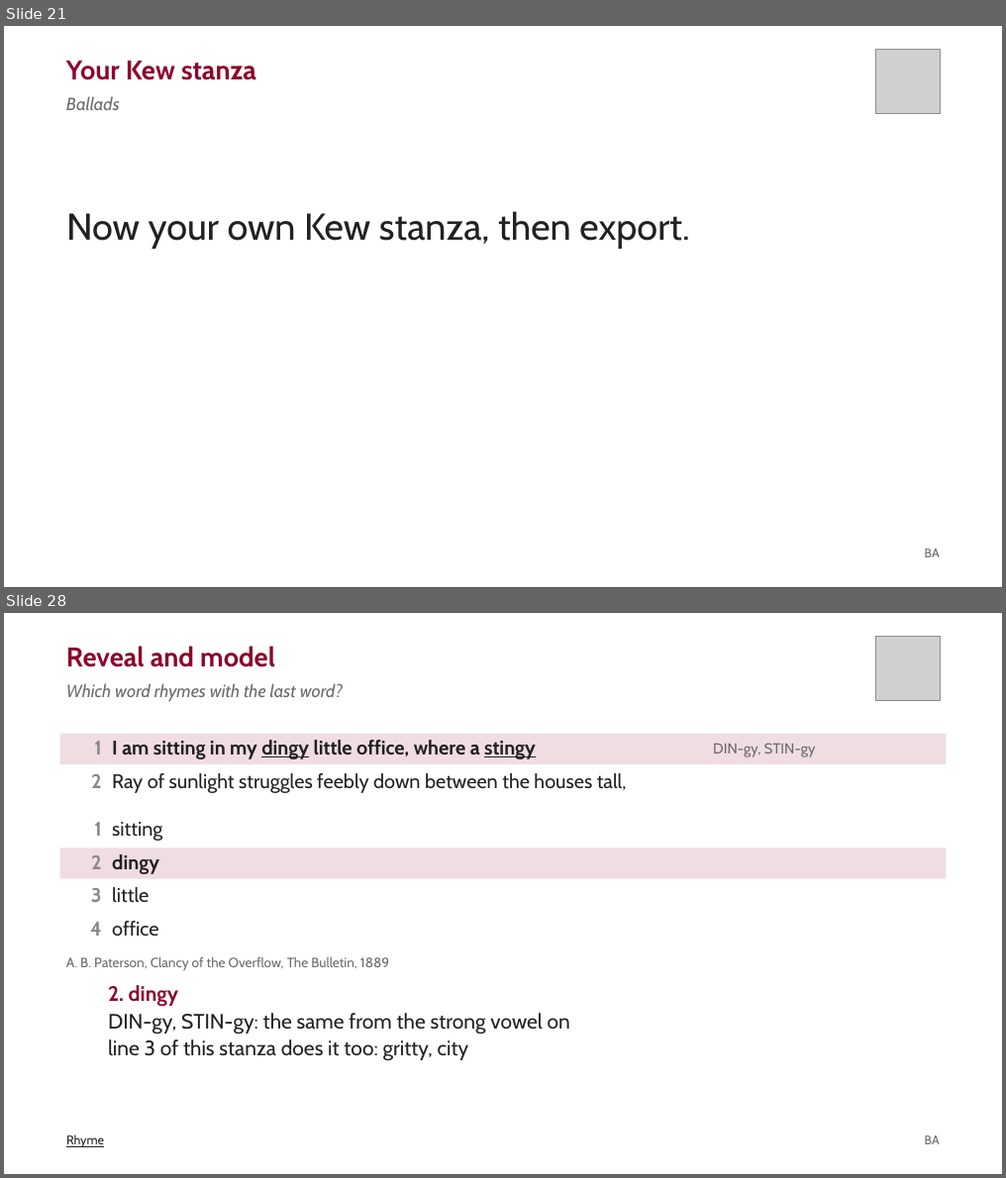
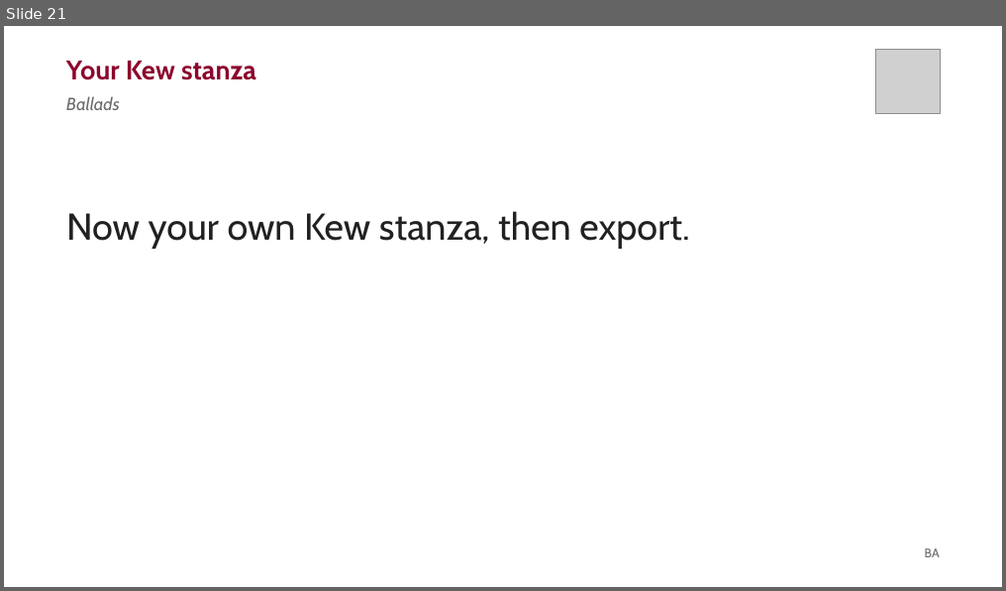
Before and after one commit to liaminhawai-cmd/Bone-Sparrow, a slide deck: BalladsDeck.pptx. Shown one above the other, each under a label of ours: slides 21 and 28 before the commit, slide 21 after it; the slides between them are not shown. The pictures are 1006x1178 and 1006x591 pixels, drawn with LibreOffice and Linux fonts; fonts in the diff are those of the drawing; grey boxes stand for pictures. Boxes give left, top, right and bottom in pixels: in the first picture for what was removed or moved away, otherwise in the second. Text is boxed around its words. In the diff, an @@ line names an element or a change of style, - is before the commit and + after.

```diff
--- a/BalladsDeck.pptx
+++ b/BalladsDeck.pptx
@@ slide 28 removed at [4,613,1002,1174], background #FFFFFF @@
@@ picture removed at [875,636,940,700] @@
@@ text removed at [66,646,275,667] @@
-Reveal and model
@@ text removed at [66,683,343,702] @@
-Which word rhymes with the last word?
@@ rectangle removed at [60,734,945,765] @@
@@ text removed at [94,741,101,755] @@
-1
@@ text removed at [112,740,536,760] @@
-I am sitting in my dingy little office, where a stingy
@@ text removed at [713,743,816,758] @@
-DIN-gy, STIN-gy
@@ text removed at [91,774,102,788] @@
-2
@@ text removed at [112,773,627,793] @@
-Ray of sunlight struggles feebly down between the houses tall,
@@ rectangle removed at [60,848,945,879] @@
@@ text removed at [94,822,101,836] @@
-1
@@ text removed at [112,822,162,841] @@
-sitting
@@ text removed at [91,856,102,869] @@
-2
@@ text removed at [112,855,159,874] @@
-dingy
@@ text removed at [91,888,102,902] @@
-3
@@ text removed at [112,887,149,903] @@
-little
@@ text removed at [90,922,102,936] @@
-4
@@ text removed at [112,921,158,936] @@
-office
@@ text removed at [66,958,389,970] @@
-A. B. Paterson, Clancy of the Overflow, The Bulletin, 1889
@@ text removed at [108,985,570,1061] @@
-2. dingy
-DIN-gy, STIN-gy: the same from the strong vowel on
-line 3 of this stanza does it too: gritty, city
@@ text removed at [66,1135,104,1148] @@
-Rhyme
@@ text removed at [925,1136,940,1145] @@
-BA
```
Also in this commit, not shown: 2 slides changed, 13 other slides removed, 5 other files.
